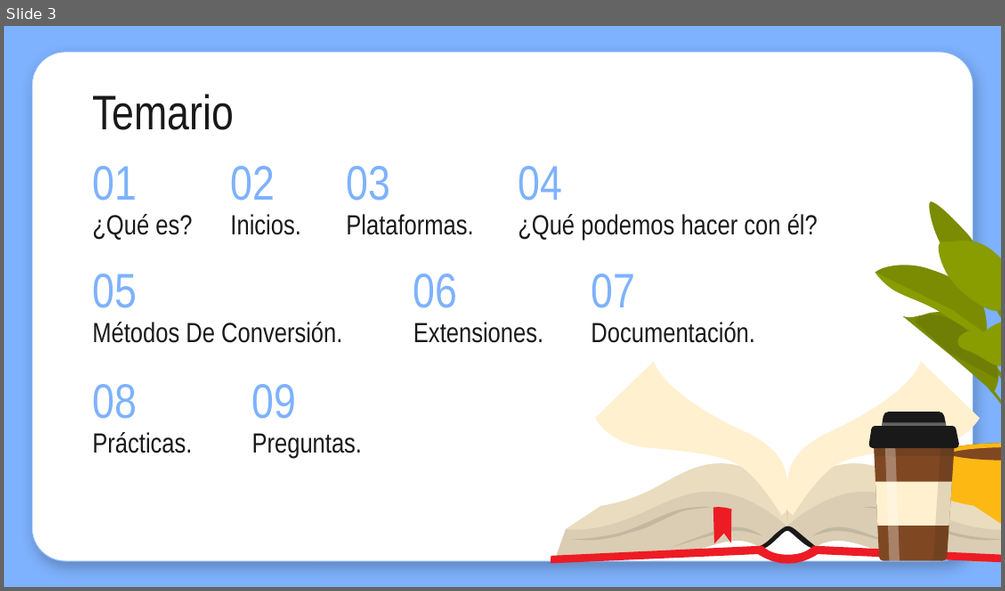
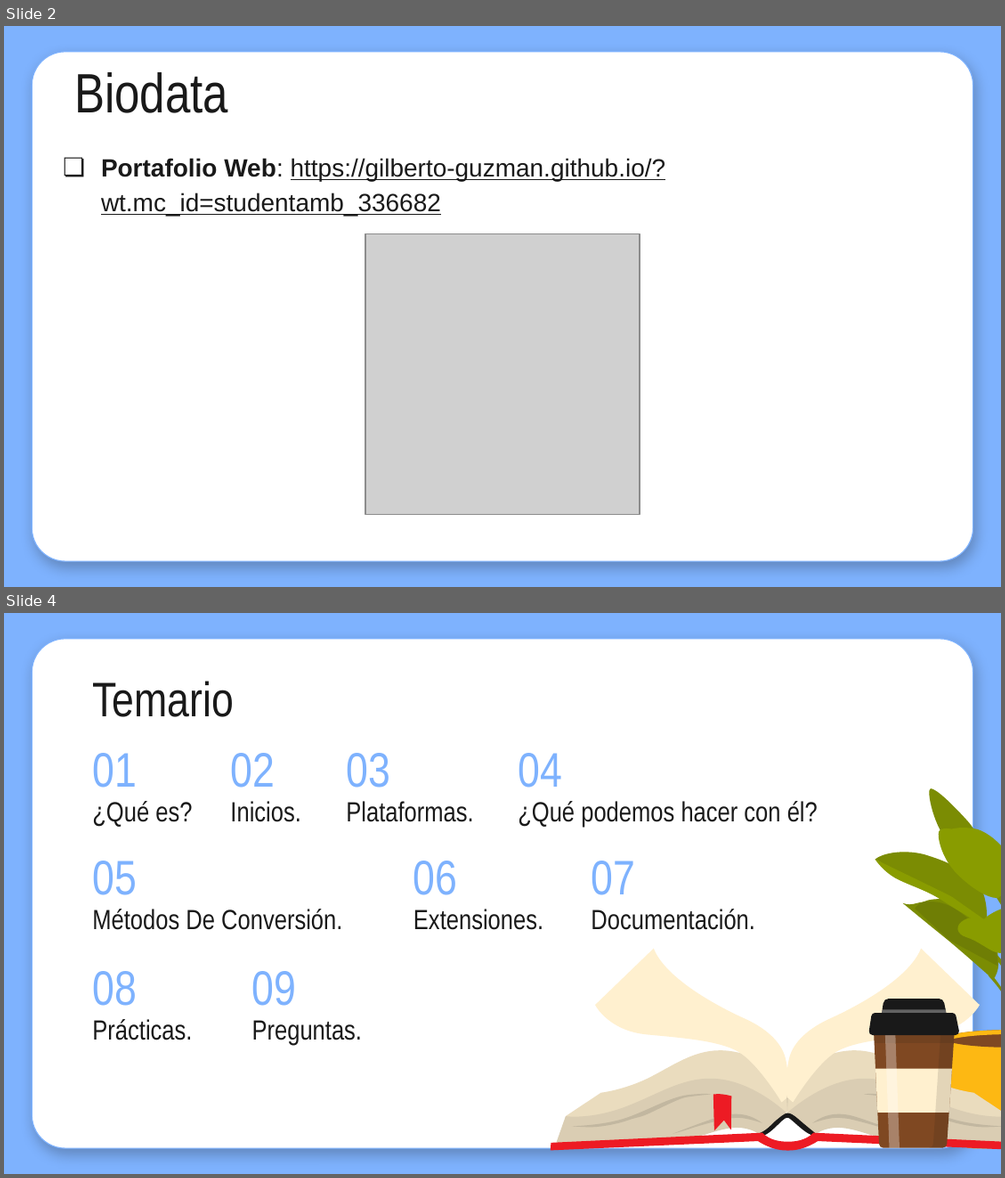
Before and after one commit to Gilberto-Guzman/Descubre-el-mundo-de-markdown, a slide deck: Presentacion/Markdown Crash Course.pptx. Shown one above the other, each under a label of ours: slide 3 before the commit, slides 2 and 4 after it; the slides between them are not shown. The pictures are 1005x591 and 1005x1178 pixels, drawn with LibreOffice and Linux fonts; fonts in the diff are those of the drawing; grey boxes stand for pictures. Boxes give left, top, right and bottom in pixels: in the first picture for what was removed or moved away, otherwise in the second. Text is boxed around its words. In the diff, an @@ line names an element or a change of style, - is before the commit and + after.

```diff
--- a/Presentacion/Markdown Crash Course.pptx
+++ b/Presentacion/Markdown Crash Course.pptx
@@ slide 2 added at (x1=4, y1=26, x2=1001, y2=587), background #7EB2FE; not listed: 1 template element that a slide beside it also shows @@
@@ title added at (x1=74, y1=72, x2=228, y2=113), 40 pt, text #191919 @@
+Biodata
@@ subtitle added at (x1=101, y1=158, x2=666, y2=216), 18 pt, text #191919, underline @@
+❏ Portafolio Web: https://gilberto-guzman.github.io/?wt.mc_id=studentamb_336682
@@ picture added at (x1=364, y1=234, x2=639, y2=515) @@
@@ what was slide 3 is now slide 4 @@
```
Also in this commit, not shown: 4 slides changed, 1 other slide added, 1 slide removed.
